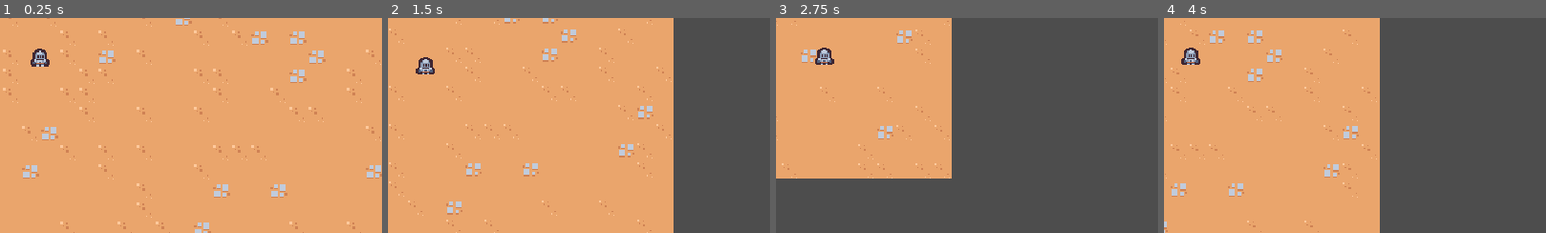
Above: before the commit, frames 1-4 (left to right).
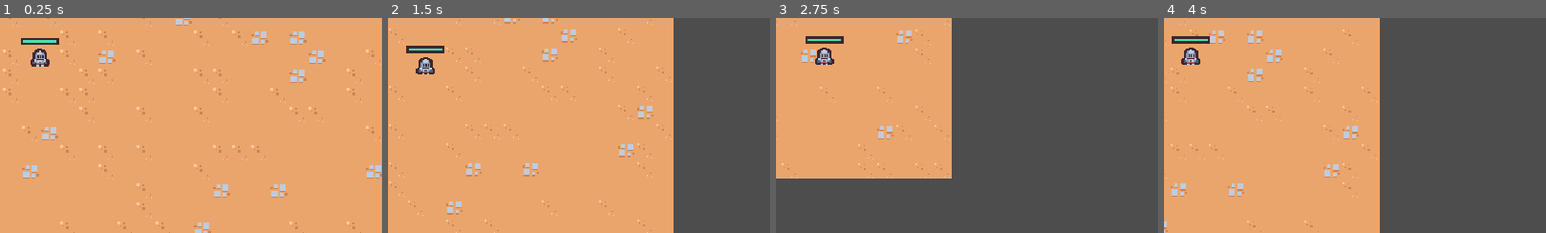
Above: after the commit, the same moments.

Repository: rprav-n/2D-Survivors-Style-Game
Game: Godot game, scene res://scenes/main/main.tscn
Same seed, same stepped clock (60 frames per second), same inputs: the game is played once before the commit and once after it.
Inputs (mouse positions are % of the whole screen's width and height, from its top left):
- Up to frame 1 (0.25 s): no input
- Up to frame 2 (1.5 s): move the mouse to (72, 45) at 0.52 s; press the mouse at (72, 45) at 0.53 s; hold D (move_right) 0.53-1.28 s; move the mouse to (30, 55) at 1.27 s; release the mouse at (30, 55) at 1.28 s; hold S (move_down) from 1.28 s (still down); click (30, 55) at 1.35 s
- Up to frame 3 (2.75 s): move the mouse to (60, 28) at 2.02 s; release S (move_down) at 2.03 s; press the mouse at (60, 28) at 2.03 s; hold D (move_right) from 2.03 s (still down)
- Up to frame 4 (4 s): move the mouse to (45, 70) at 2.77 s; release D (move_right) at 2.78 s; release the mouse at (45, 70) at 2.78 s; hold W (move_up) 2.78-3.53 s; click (45, 70) at 2.85 s; move the mouse to (80, 65) at 3.52 s; press the mouse at (80, 65) at 3.53 s; hold Left (move_left) from 3.53 s (still down)
The pictures show only the part of the screen within x 45-95%, y 39-89%; the shares and areas given below are measured in that part.

The runs differ from the first frame. In frame 1, 0.3% of the frame differs, in the area x 5-16%, y 9-13%; in frame 2, 0.4%, in the area x 4-15%, y 12-17%; in frame 3, 0.4%; in frame 4, 0.4%.

Commit message:
Player Health bar

Diff:
--- a/scenes/component/health_component.gd
+++ b/scenes/component/health_component.gd
@@ -3,6 +3,7 @@
 class_name HealthComponent
 
 signal died
+signal health_changed
 
 @export var max_health: float = 10
 var current_health: float
@@ -14,6 +15,13 @@
 
 func damage(amount: float) -> void:
 	current_health = max(current_health - amount, 0)
+	health_changed.emit()
 	if current_health == 0:
 		died.emit()
 		owner.queue_free()
+
+
+func get_health_precent() -> float:
+	if max_health <= 0:
+		return 0
+	return min(current_health / max_health, 1)
--- a/scenes/game_object/player/player.gd
+++ b/scenes/game_object/player/player.gd
@@ -9,12 +9,15 @@
 @onready var health_component: HealthComponent = $HealthComponent
 @onready var collision_area: Area2D = $CollisionArea
 @onready var damage_interval_timer: Timer = $DamageIntervalTimer
+@onready var health_bar: ProgressBar = $HealthBar
 
 
 func  _ready() -> void:
+	update_health_display()
 	collision_area.body_entered.connect(_on_body_entered)
 	collision_area.body_exited.connect(_on_body_exited)
 	damage_interval_timer.timeout.connect(_on_damage_interval_timer_timeout)
+	health_component.health_changed.connect(_on_health_changed)
 
 
 func _process(delta: float) -> void:
@@ -26,6 +29,10 @@
 
 func get_movement_vector() -> Vector2:
 	return Input.get_vector("move_left", "move_right", "move_up", "move_down")
+
+
+func update_health_display() -> void:
+	health_bar.value = health_component.get_health_precent()
 
 
 func check_deal_damage() -> void:
@@ -46,3 +53,7 @@
 
 func _on_damage_interval_timer_timeout() -> void:
 	check_deal_damage()
+
+
+func _on_health_changed() -> void:
+	update_health_display()
--- a/scenes/game_object/player/player.tscn
+++ b/scenes/game_object/player/player.tscn
@@ -1,9 +1,20 @@
-[gd_scene load_steps=8 format=3 uid="uid://21c4v1u2x55t"]
+[gd_scene load_steps=10 format=3 uid="uid://21c4v1u2x55t"]
 
 [ext_resource type="Texture2D" uid="uid://w1bsvhpih3hk" path="res://scenes/game_object/player/player.png" id="1_4x66v"]
 [ext_resource type="Script" path="res://scenes/game_object/player/player.gd" id="1_raj11"]
 [ext_resource type="PackedScene" uid="uid://bcolhterb34qg" path="res://scenes/component/health_component.tscn" id="2_iyigt"]
 [ext_resource type="PackedScene" uid="uid://bldakjdbeg5ld" path="res://scenes/abilities/sword_ability_controller/sword_ability_controller.tscn" id="2_wn3ir"]
+
+[sub_resource type="StyleBoxFlat" id="StyleBoxFlat_rft00"]
+bg_color = Color(0.247059, 0.14902, 0.192157, 1)
+
+[sub_resource type="StyleBoxFlat" id="StyleBoxFlat_k8n8a"]
+bg_color = Color(0.262745, 0.882353, 0.701961, 1)
+border_width_left = 2
+border_width_top = 2
+border_width_right = 2
+border_width_bottom = 2
+border_color = Color(0.247059, 0.14902, 0.192157, 1)
 
 [sub_resource type="CircleShape2D" id="CircleShape2D_1qn6m"]
 radius = 32.0
@@ -29,7 +40,28 @@
 wait_time = 0.5
 one_shot = true
 
+[node name="HealthBar" type="ProgressBar" parent="."]
+custom_minimum_size = Vector2(32, 6)
+anchors_preset = 8
+anchor_left = 0.5
+anchor_top = 0.5
+anchor_right = 0.5
+anchor_bottom = 0.5
+offset_left = -16.0
+offset_top = -24.0
+offset_right = 16.0
+offset_bottom = -18.0
+grow_horizontal = 2
+grow_vertical = 2
+pivot_offset = Vector2(16, 3)
+theme_override_styles/background = SubResource("StyleBoxFlat_rft00")
+theme_override_styles/fill = SubResource("StyleBoxFlat_k8n8a")
+max_value = 1.0
+value = 0.5
+show_percentage = false
+
 [node name="PickupArea" type="Area2D" parent="."]
+visible = false
 position = Vector2(0, -6)
 collision_layer = 16
 collision_mask = 0
@@ -42,6 +74,7 @@
 offset = Vector2(0, -8)
 
 [node name="CollisionArea" type="Area2D" parent="."]
+visible = false
 position = Vector2(0, -7)
 collision_layer = 0
 collision_mask = 8
@@ -50,5 +83,6 @@
 shape = SubResource("CircleShape2D_im02y")
 
 [node name="CollisionShape2D" type="CollisionShape2D" parent="."]
+visible = false
 position = Vector2(0, -5)
 shape = SubResource("CircleShape2D_dulxf")
